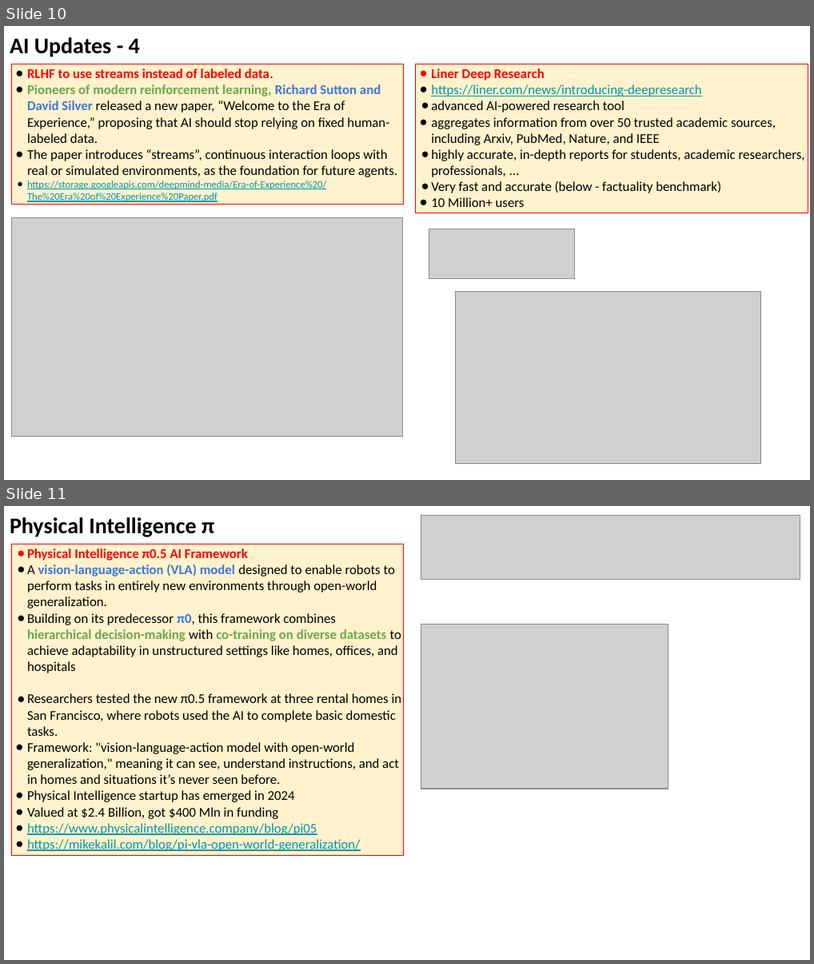
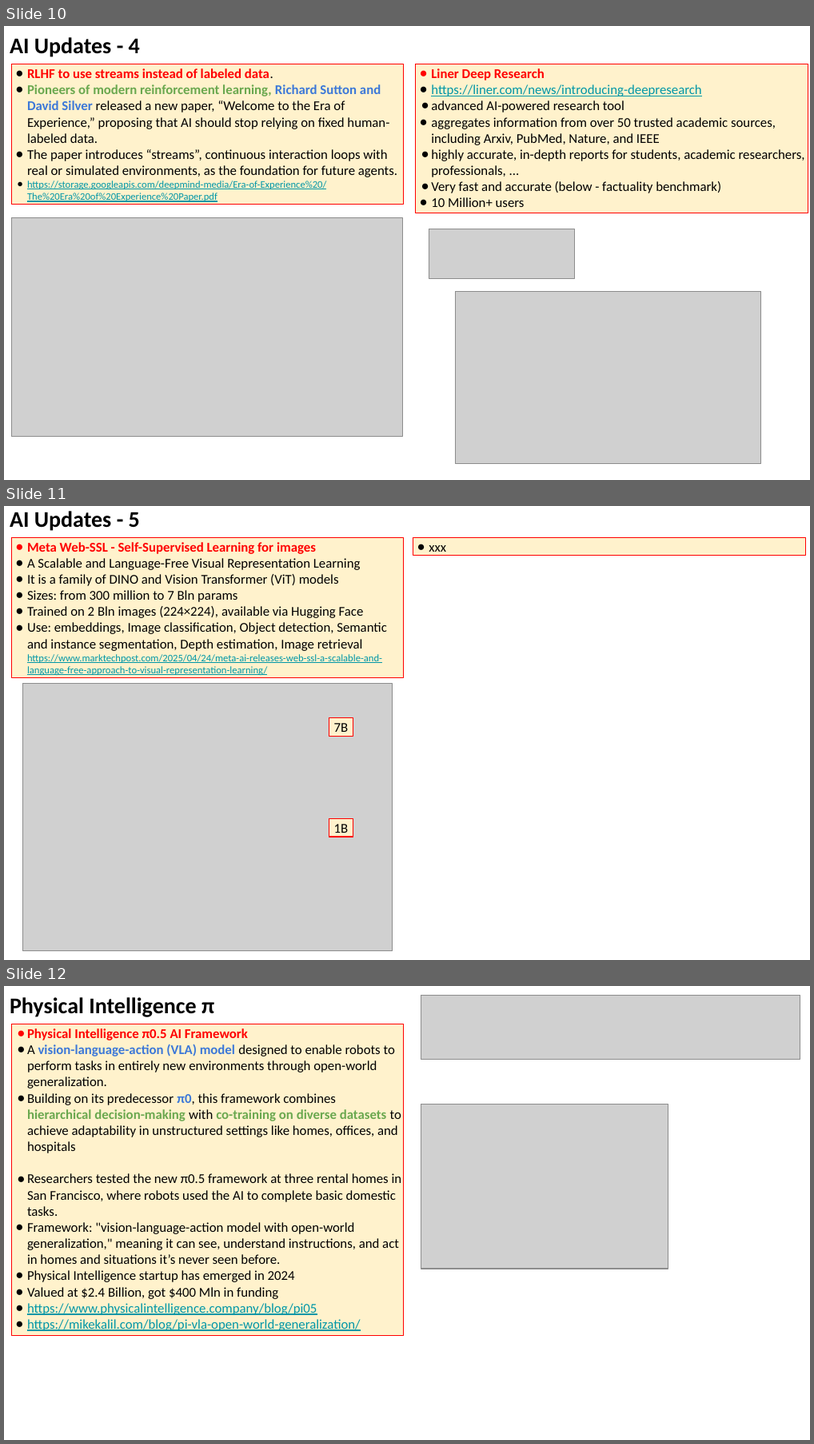
Before and after one commit to lselector/seminar, a slide deck: 2025/2025-04-25-AI-Updates.pptx. Shown one above the other, each under a label of ours: slides 10 and 11 before the commit, slides 10, 11 and 12 after it. The pictures are 814x964 and 814x1444 pixels, drawn with LibreOffice and Linux fonts; fonts in the diff are those of the drawing; grey boxes stand for pictures. Boxes give left, top, right and bottom in pixels: in the first picture for what was removed or moved away, otherwise in the second. Text is boxed around its words. In the diff, an @@ line names an element or a change of style, - is before the commit and + after.

```diff
--- a/2025/2025-04-25-AI-Updates.pptx
+++ b/2025/2025-04-25-AI-Updates.pptx
@@ slide 11 added at box(4, 506, 810, 960), background #FFFFFF @@
@@ text added at box(10, 511, 140, 531), 20 pt, text #000000, bold @@
+AI Updates - 5
@@ rectangle added at box(11, 537, 404, 678), fill #FFF2CC, outline #FF0000 0.75 pt, 12 pt, text #000000 @@
+● Meta Web-SSL - Self-Supervised Learning for images
+● A Scalable and Language-Free Visual Representation Learning
+● It is a family of DINO and Vision Transformer (ViT) models
+● Sizes: from 300 million to 7 Bln params
+● Trained on 2 Bln images (224×224), available via Hugging Face
+● Use: embeddings, Image classification, Object detection, Semantic and instance segmentation, Depth estimation, Image retrieval
+  https://www.marktechpost.com/2025/04/24/meta-ai-releases-web-ssl-a-scalable-and-language-free-approach-to-visual-representation-learning/
@@ rectangle added at box(413, 537, 806, 555), fill #FFF2CC, outline #FF0000 0.75 pt, 12 pt, text #000000 @@
+● xxx
@@ picture added at box(22, 684, 392, 951) @@
@@ rectangle added at box(329, 718, 354, 736), fill #FFF2CC, outline #FF0000 0.75 pt, 12 pt, text #000000 @@
+7B
@@ rectangle added at box(329, 819, 354, 836), fill #FFF2CC, outline #FF0000 0.75 pt, 12 pt, text #000000 @@
+1B
@@ what was slide 11 is now slide 12 @@
```
Also in this commit, not shown: 4 slides changed.
